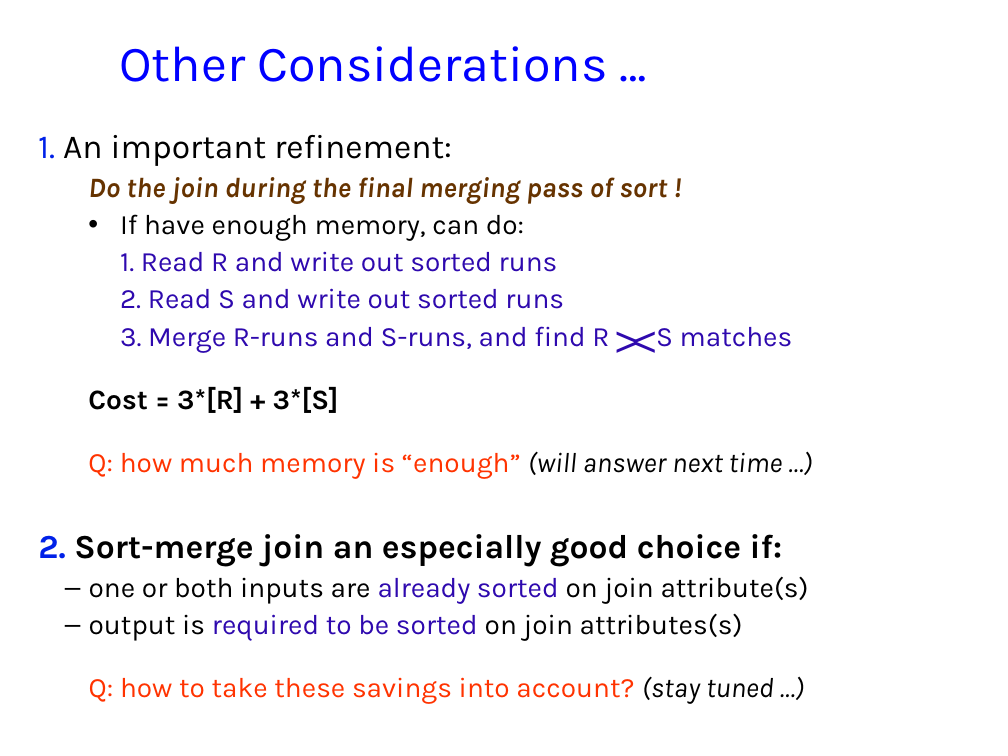
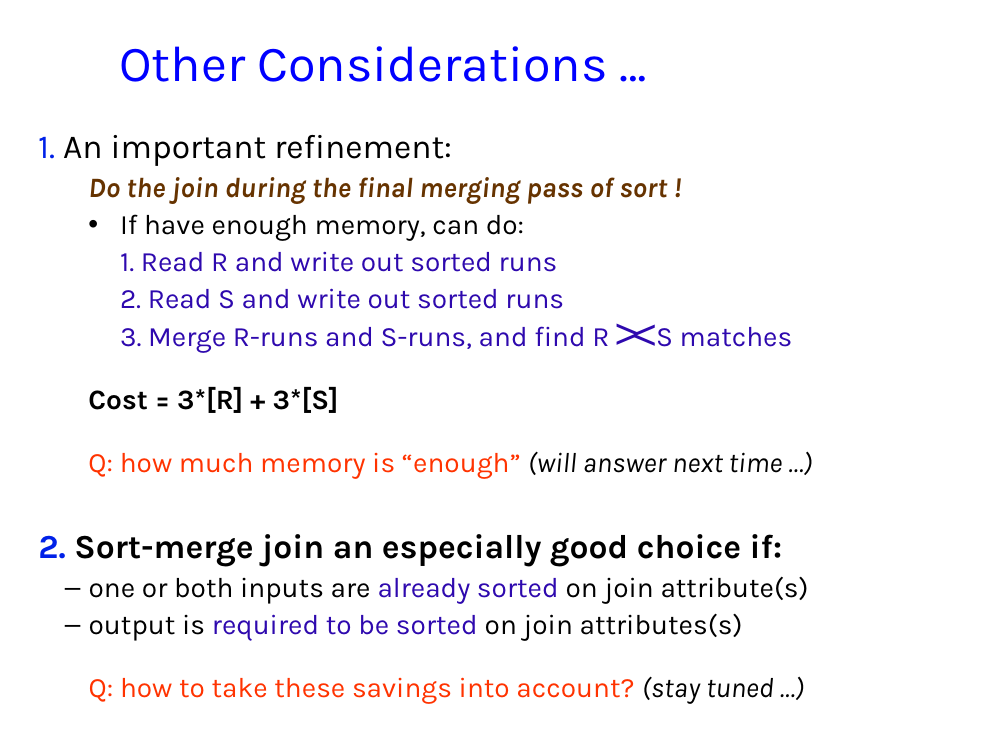
Before and after one commit to jhellerstein/cs186-09, a slide deck: slide 30 of lecs/09-QP1.ppt (slide 29 before the commit). Drawn at 1008x756 pixels with LibreOffice and Linux fonts; fonts in the diff are those of the drawing; background and template pictures are left out. Boxes give left, top, right and bottom in pixels: in the first picture for what was removed or moved away, otherwise in the second. Text is boxed around its words. In the diff, an @@ line names an element or a change of style, - is before the commit and + after.

```diff
--- a/lecs/09-QP1.ppt
+++ b/lecs/09-QP1.ppt
@@ text ">": place and size @@
-text ">" at [615,314,639,365]
+text ">" at [615,306,639,357]
@@ text "<": place and size @@
-text "<" at [632,314,656,365]
+text "<" at [632,307,656,358]
```
Also in this commit, not shown: 2 other slides changed, 1 slide added, 1 other file.
